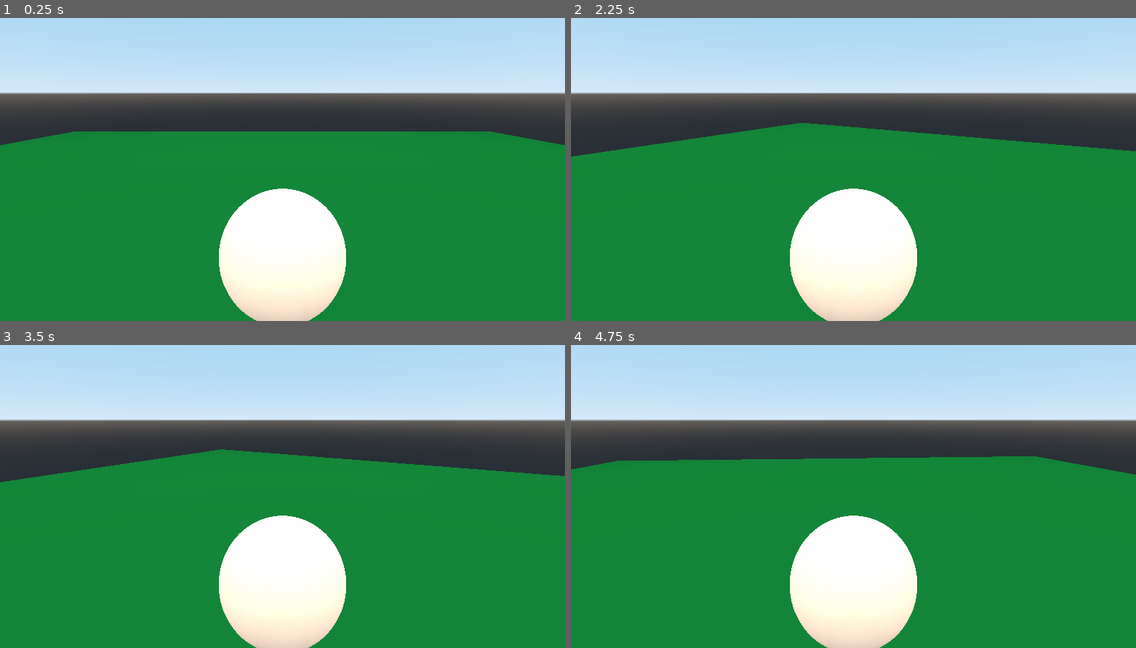
Above: before the commit, frames 1-4 (two rows, left to right).
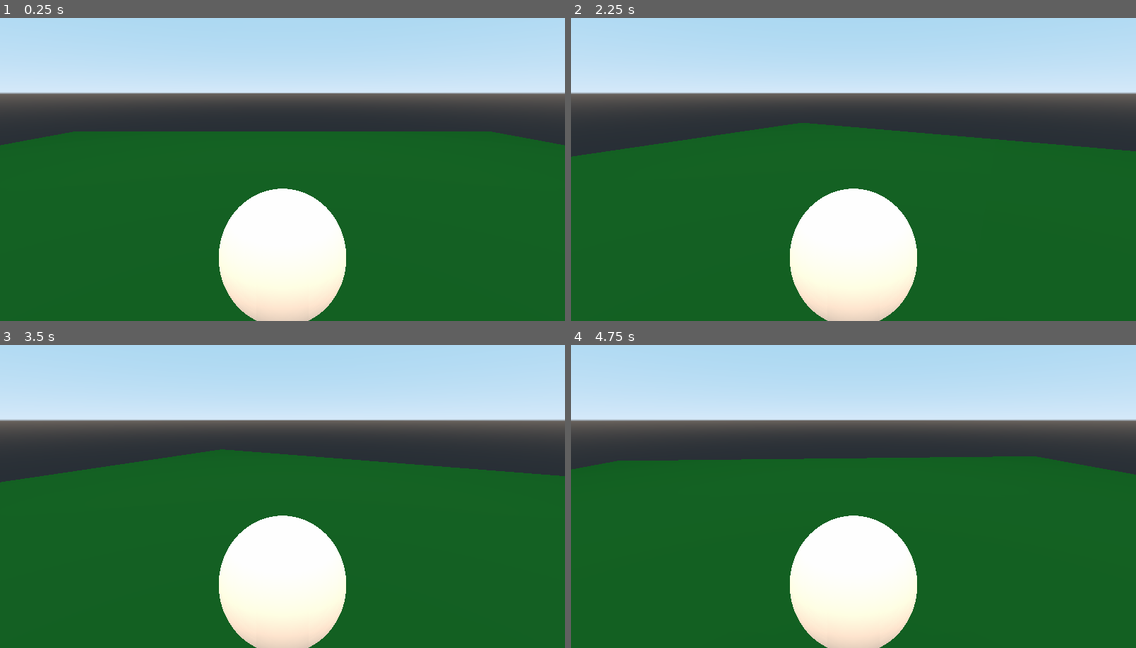
Above: after the commit, the same moments.

Repository: captainnintendo/CNvN
Game: Godot game, scene res://character.tscn
Same seed, same stepped clock (60 frames per second), same inputs: the game is played once before the commit and once after it.
Inputs (mouse positions are in pixels of both pictures, inside the frame that each line leads up to):
- Up to frame 1 (0.25 s): no input
- Up to frame 2 (2.25 s): tap Enter at 0.5 s; move the mouse to (977, 139) at 0.52 s; tap Space at 1.25 s; move the mouse to (740, 172) at 1.27 s; move the mouse to (910, 84) at 2.02 s
- Up to frame 3 (3.5 s): tap Enter at 2.75 s; move the mouse to (254, 548) at 2.77 s
- Up to frame 4 (4.75 s): tap Space at 3.5 s; move the mouse to (1023, 532) at 3.52 s; move the mouse to (684, 432) at 4.27 s

The runs differ from the first frame. In frame 1, 54% of the frame differs, in the area x 0-100%, y 37-100%; in frame 2, 52%; in frame 3, 53%; in frame 4, 54%.

Commit message:
Update character.tscn

Diff:
--- a/game/character.tscn
+++ b/game/character.tscn
@@ -2,8 +2,8 @@
 
 [sub_resource type="CubeMesh" id=1]
 
-[sub_resource type="SpatialMaterial" id=2]
-albedo_color = Color( 0, 0.478431, 0.160784, 1 )
+[sub_resource type="SpatialMaterial" id=11]
+albedo_color = Color( 0, 0.337255, 0.054902, 1 )
 
 [sub_resource type="BoxShape" id=3]
 
@@ -75,7 +75,7 @@
 [node name="MeshInstance" type="MeshInstance" parent="."]
 transform = Transform( 25, 0, 0, 0, 1, 0, 0, 0, 25, 0, -0.042284, 0 )
 mesh = SubResource( 1 )
-material/0 = SubResource( 2 )
+material/0 = SubResource( 11 )
 
 [node name="StaticBody" type="StaticBody" parent="MeshInstance"]
 
